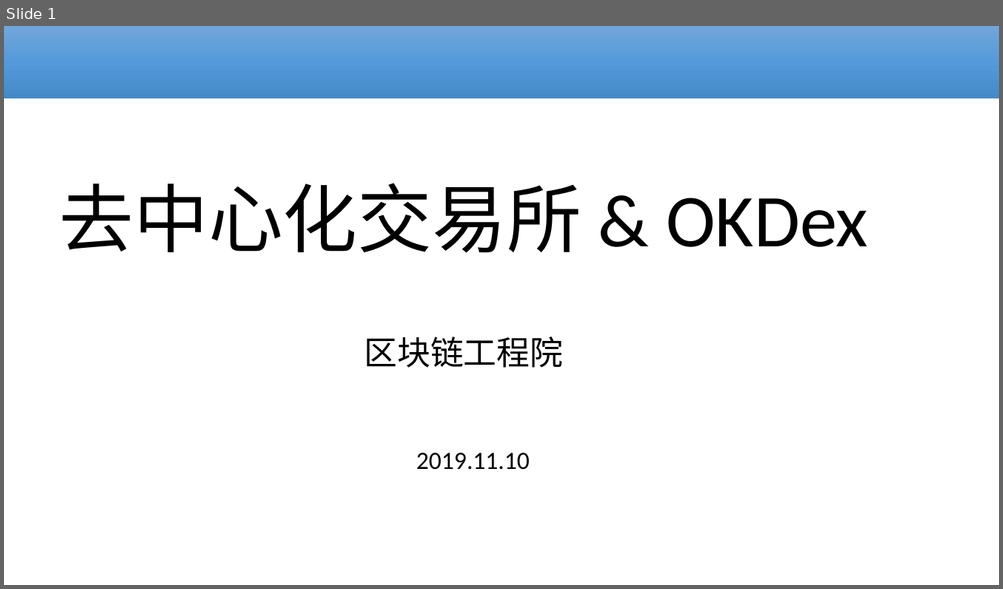
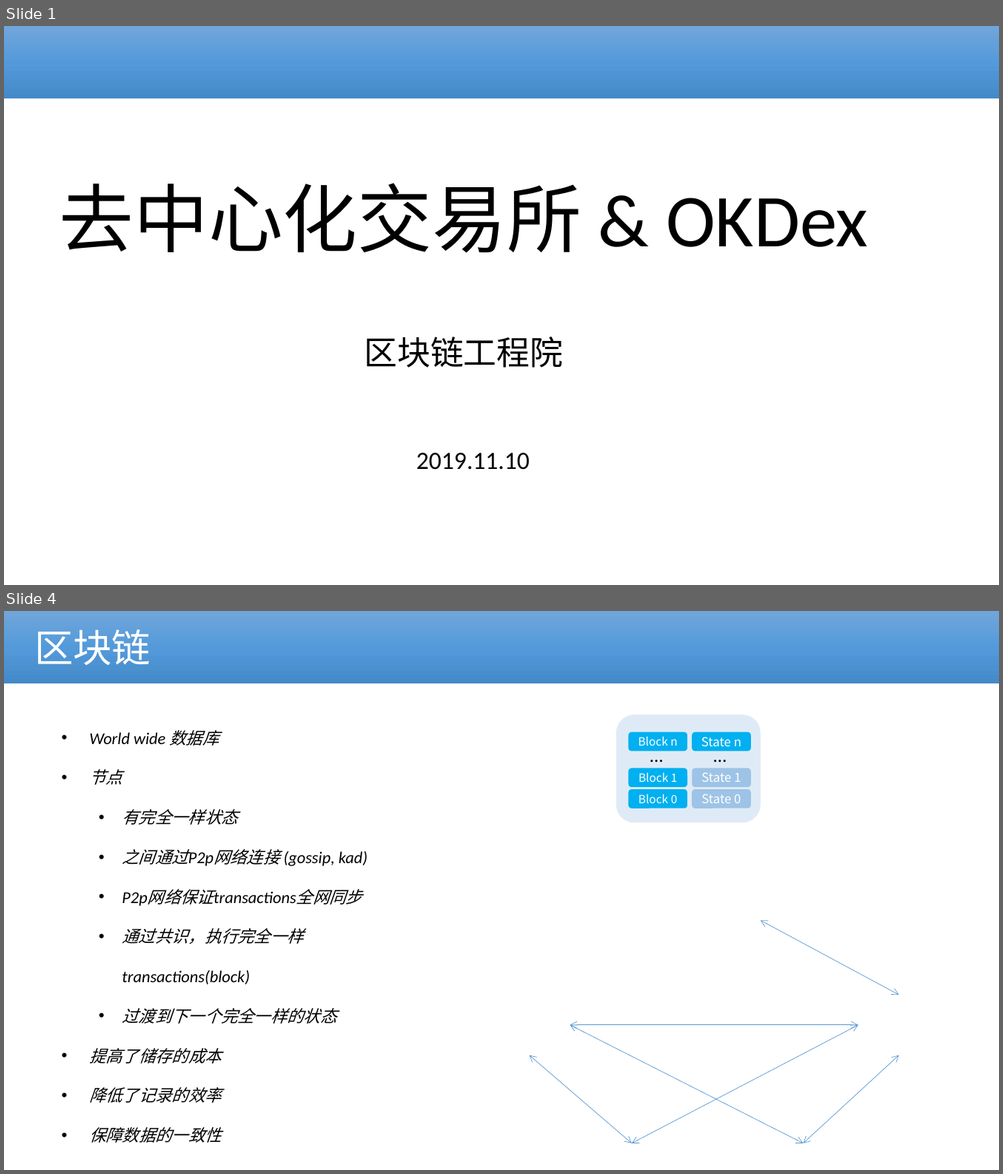
Before and after one commit to cmdpos/gaia, a slide deck: ppt/blockchain-dex.pptx. Shown one above the other, each under a label of ours: slide 1 before the commit, slides 1 and 4 after it; the slides between them are not shown. The pictures are 1003x589 and 1003x1174 pixels, drawn with LibreOffice and Linux fonts; fonts in the diff are those of the drawing; background and template pictures are left out. Boxes give left, top, right and bottom in pixels: in the first picture for what was removed or moved away, otherwise in the second. Text is boxed around its words. In the diff, an @@ line names an element or a change of style, - is before the commit and + after.

```diff
--- a/ppt/blockchain-dex.pptx
+++ b/ppt/blockchain-dex.pptx
@@ slide 4 added at (4,611,999,1170), background #FFFFFF @@
@@ rectangle added at (4,611,999,684), fill gradient #71A6DB to #559BDB to #448ACA, 37.4 pt, text #FFFFFF @@
+区块链
@@ text added at (89,730,367,1143), 16 pt, text #000000, italic @@
+• World wide 数据库
+• 节点
+  • 有完全一样状态
+  • 之间通过P2p网络连接 (gossip, kad)
+  • P2p网络保证transactions全网同步
+  • 通过共识，执行完全一样transactions(block)
+  • 过渡到下一个完全一样的状态
+• 提高了储存的成本
+• 降低了记录的效率
+• 保障数据的一致性
@@ group added at (616,715,760,823): 7 rounded rectangles, 2 texts @@
+State 0
+State 1
+State n
+…
+Block 0
+Block 1
+Block n
+…
@@ double arrow added from (760, 920) to (899, 995), #5B9BD5 0.5 pt @@
@@ double arrow added from (858, 1025) to (569, 1025), #5B9BD5 0.5 pt @@
@@ double arrow added from (569, 1025) to (803, 1144), #5B9BD5 0.5 pt @@
@@ double arrow added from (858, 1025) to (632, 1144), #5B9BD5 0.5 pt @@
@@ double arrow added from (529, 1056) to (632, 1144), #5B9BD5 0.5 pt @@
@@ double arrow added from (899, 1056) to (803, 1144), #5B9BD5 0.5 pt @@
```
Also in this commit, not shown: 1 slide changed, 4 other slides added, 1 slide removed.
